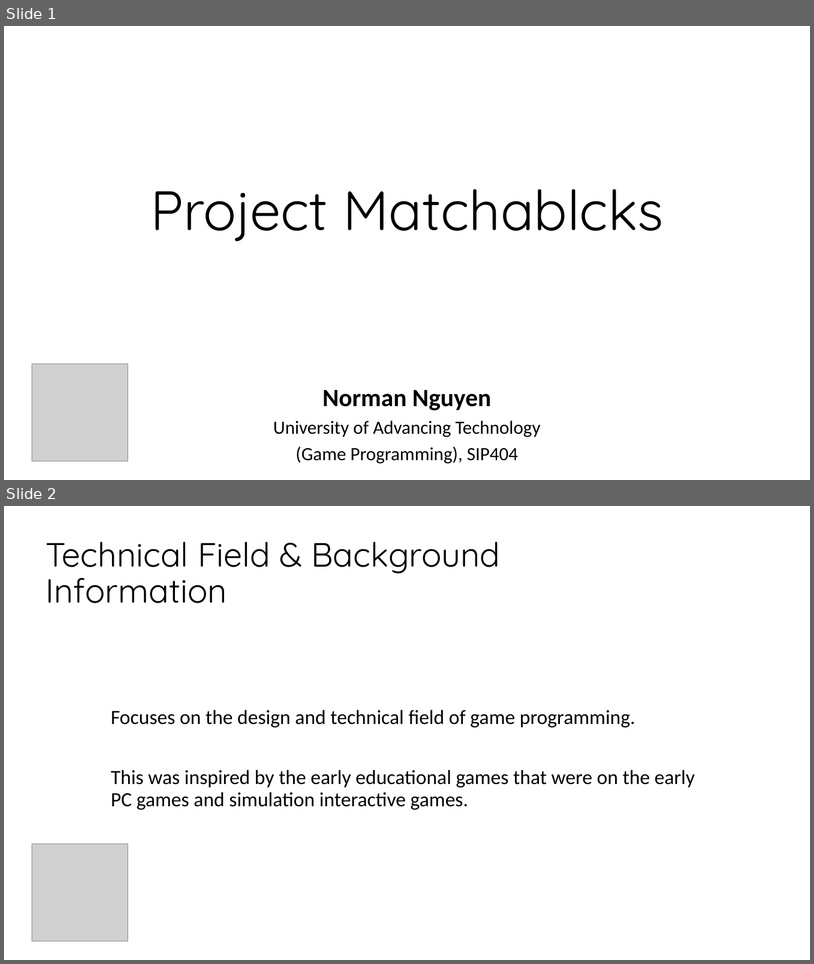
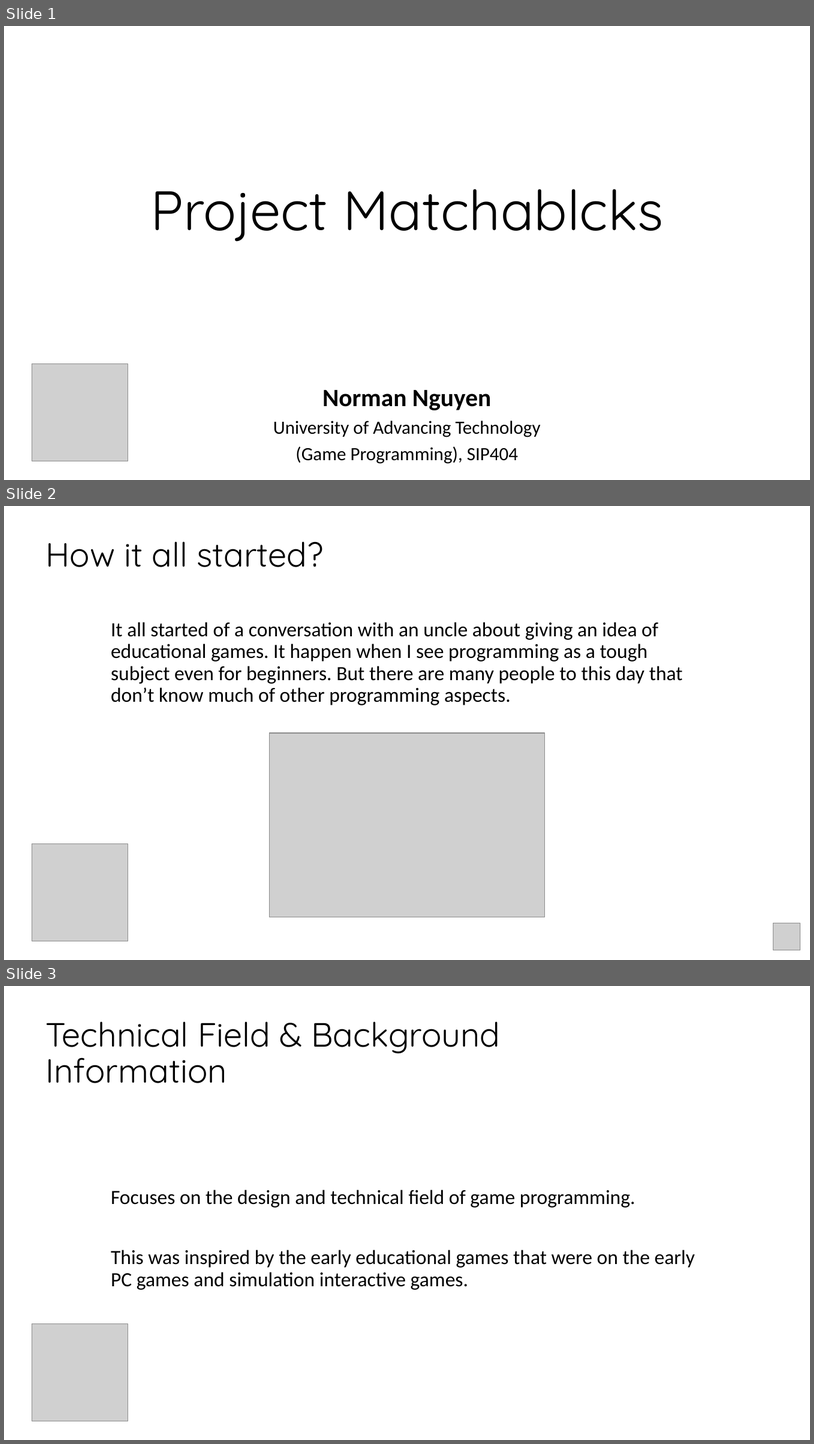
Before and after one commit to normannguyen/Matchablks, a slide deck: SIP_Round1_SIP_Norman-2.pptx. Shown one above the other, each under a label of ours: slides 1 and 2 before the commit, slides 1, 2 and 3 after it. The pictures are 814x964 and 814x1444 pixels, drawn with LibreOffice and Linux fonts; fonts in the diff are those of the drawing; grey boxes stand for pictures; background and template pictures are left out. Boxes give left, top, right and bottom in pixels: in the first picture for what was removed or moved away, otherwise in the second. Text is boxed around its words. In the diff, an @@ line names an element or a change of style, - is before the commit and + after.

```diff
--- a/SIP_Round1_SIP_Norman-2.pptx
+++ b/SIP_Round1_SIP_Norman-2.pptx
@@ slide 2 added at [4, 506, 810, 960], background picture (left out) @@
@@ text added at [45, 541, 323, 567], 40 pt, text #000000 @@
+How it all started?
@@ text added at [111, 622, 683, 705], 24 pt, text #000000 @@
+It all started of a conversation with an uncle about giving an idea of educational games. It happen when I see programming as a tough subject even for beginners. But there are many people to this day that don’t know much of other programming aspects.
@@ picture added at [270, 733, 545, 917] @@
@@ picture added at [32, 844, 128, 941] @@
@@ picture added at [773, 923, 800, 949] @@
@@ what was slide 2 is now slide 3 @@
```
Also in this commit, not shown: 3 slides changed, 23 other files.
